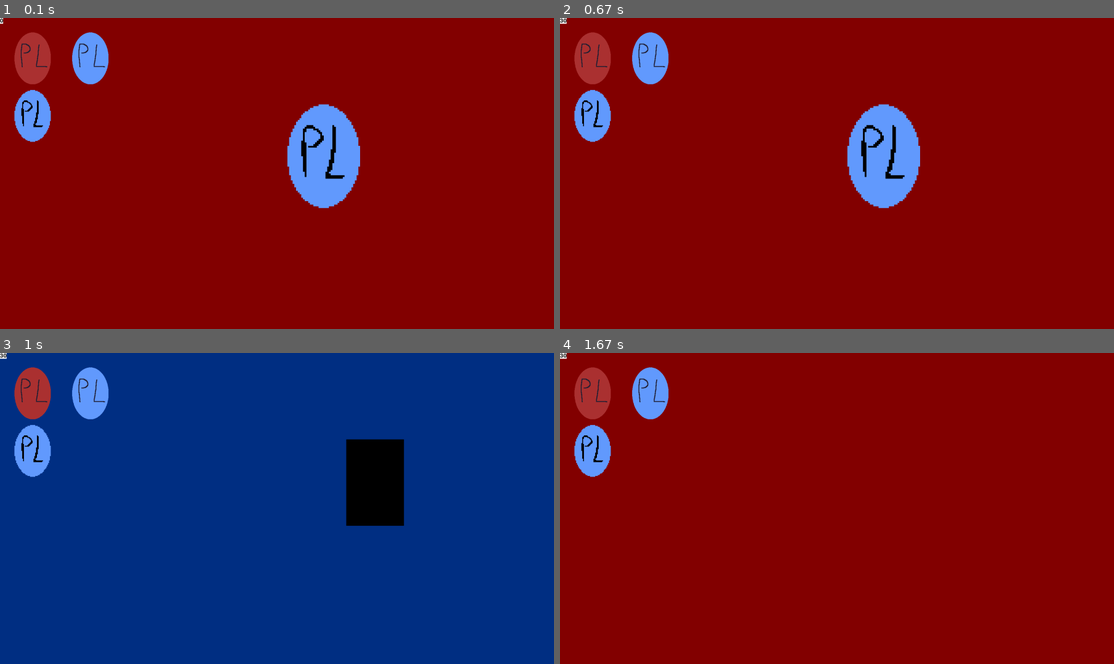
Above: before the commit, frames 1-4 (two rows, left to right).
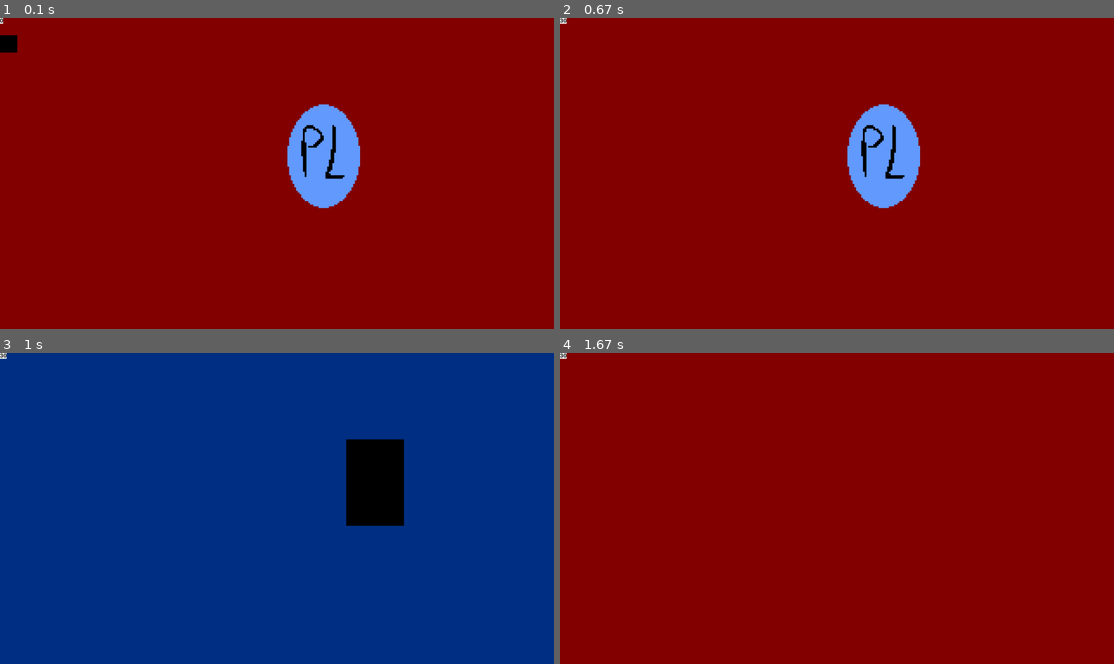
Above: after the commit, the same moments.

Repository: PouchyCorp/TrophNSI
Game: pygame game, started from sources/main.py
Two runs of this game, one before a commit and one after it. Both use one fixed random seed, a clock stepped at 60 frames per second and the inputs below.
Inputs (mouse positions are in pixels of both pictures, inside the frame that each line leads up to):
- Up to frame 1 (0.1 s): no input
- Up to frame 2 (0.67 s): tap Space at 0.33 s
- Up to frame 3 (1 s): click (321, 489) at 0.72 s
- Up to frame 4 (1.67 s): click (936, 483) at 1.05 s

The runs differ from the first frame. In frame 1, 2.8% of the frame differs, in the area x 0-20%, y 4-40%; in frame 2, 2.6%; in frame 3, 2.6%; in frame 4, 2.6%.

Commit message:
bug bizarre sur l'inventaire

Diff:
--- a/sources/main.py
+++ b/sources/main.py
@@ -53,7 +53,20 @@
                 #to optimize if needed
                 pg.mouse.set_cursor(pg.SYSTEM_CURSOR_ARROW)
 
-        for event in pg.event.get():
+        events = pg.event.get()
+        keys = pg.key.get_pressed()
+
+        if keys[pg.K_SPACE]:
+            #toggle inventory
+            print(inventory.opened)
+            if inventory.opened:
+                inventory.opened = False
+                inventory.close()
+            else:
+                inventory.opened = True
+                inventory.open()
+
+        for event in events:
             if event.type == pg.QUIT:
                 pg.quit()
                 sys.exit()
--- a/sources/objects/inventory.py
+++ b/sources/objects/inventory.py
@@ -7,17 +7,18 @@
         '''list of owned items'''
         self.lst : list[Placeable] = []
 
+        #showed placeables when opened
+        self.showed_objects : list[Placeable] = []
         #false if closed, true if opened
-        self.state = False
+        self.opened = False
         self._page = 0
 
-    def draw(self, win : Surface):
-        surfs_rects_to_blit : list[tuple] = []
+    def open(self):
+        self.showed_objects = self.lst[self._page*8:]
+        self.opened = True
 
-        for ind , obj in enumerate(self.lst):
+        for ind , obj in enumerate(self.showed_objects):
             #8 element at a time ( or else too big)
-            if ind >= 8:
-                return
 
             biggest_side = max([obj.rect.width, obj.rect.height])
             scale_ratio = 180/biggest_side
@@ -32,9 +33,18 @@
 
             minimized_rect.y = 50+(200*(ind//2))
 
-            surfs_rects_to_blit.append((minimized_surf, minimized_rect))
+            self.showed_objects[ind] = Placeable(obj.name, Coord(obj.coord.room, minimized_rect.topleft), minimized_surf)
 
-        win.blits(surfs_rects_to_blit)
+    def close(self):
+        #to optimize if needed
+        self.showed_objects = []
+        self.opened = True
+
+    def draw(self, win : Surface):
+        if self.opened:
+            win.blits([(plcb.surf, plcb.rect) for plcb in self.showed_objects])
+        else:
+            win.blit(Surface((60,60)), (0,60))
 
 
 
